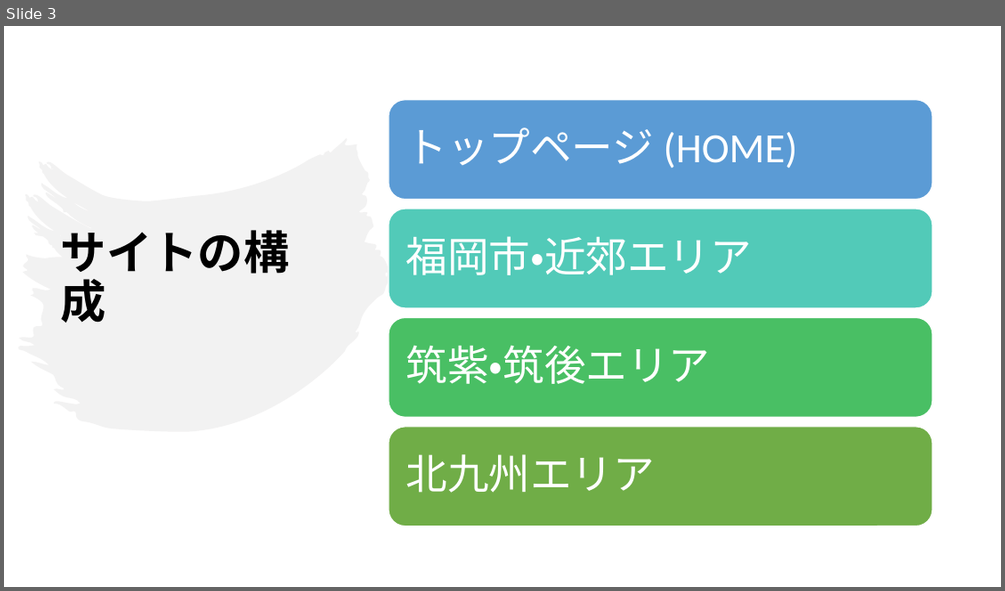
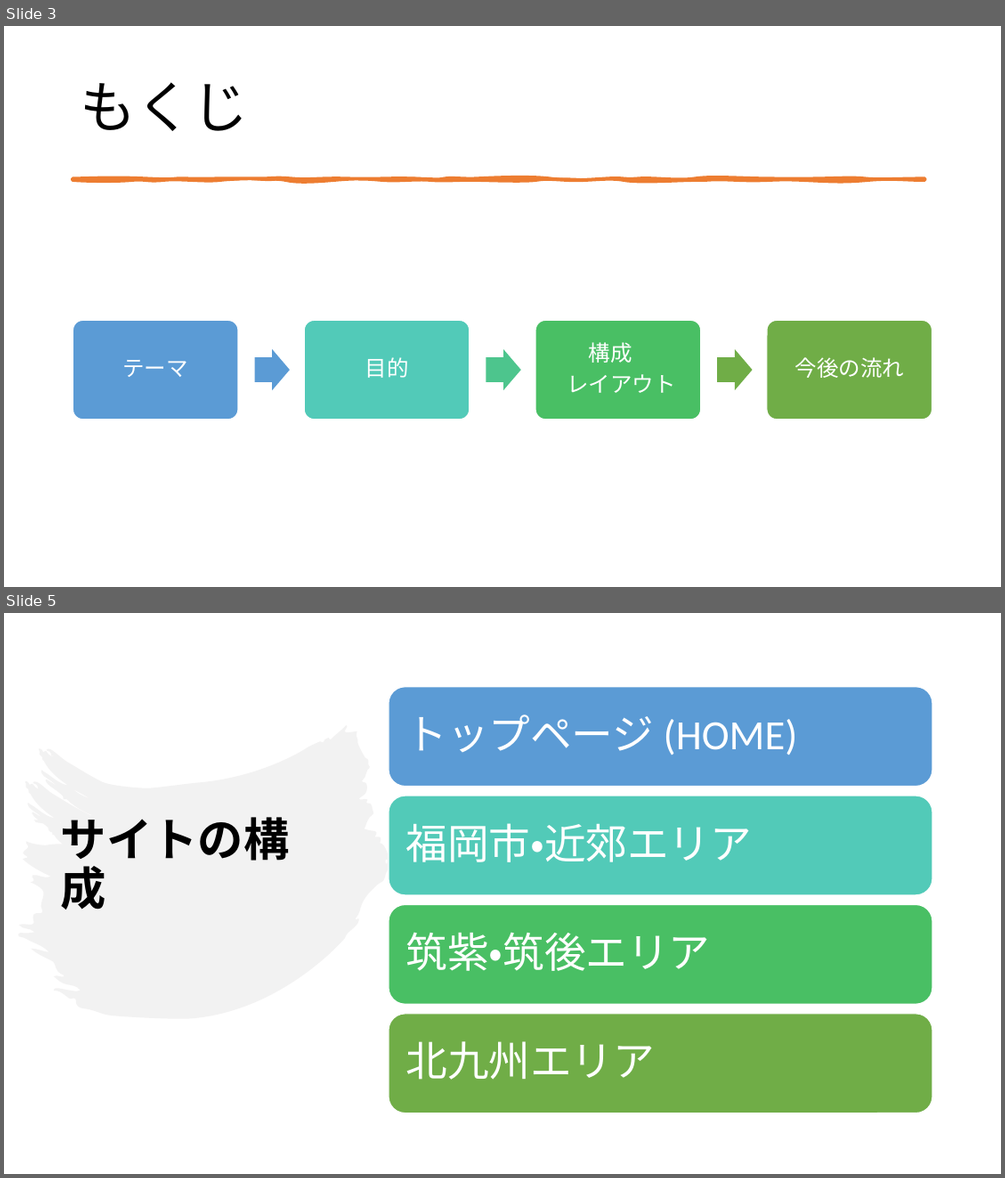
Before and after one commit to Ckg25007/zemi, a slide deck: 中間発表 power point/25007 大平凜音.pptx. Shown one above the other, each under a label of ours: slide 3 before the commit, slides 3 and 5 after it; the slides between them are not shown. The pictures are 1005x591 and 1005x1178 pixels, drawn with LibreOffice and Linux fonts; fonts in the diff are those of the drawing. Boxes give left, top, right and bottom in pixels: in the first picture for what was removed or moved away, otherwise in the second. Text is boxed around its words. In the diff, an @@ line names an element or a change of style, - is before the commit and + after.

```diff
--- a/中間発表 power point/25007 大平凜音.pptx
+++ b/中間発表 power point/25007 大平凜音.pptx
@@ slide 3 added at (x1=4, y1=26, x2=1001, y2=587), background #FFFFFF @@
@@ title added at (x1=80, y1=82, x2=248, y2=131), 54 pt, text #000000 @@
+もくじ
@@ freeform shape added at (x1=73, y1=178, x2=925, y2=180), fill #ED7D31, outline #ED7D31 3.25 pt @@
@@ group added at (x1=73, y1=320, x2=932, y2=419): 4 rounded rectangles, 4 texts, 3 right arrows @@
+テーマ
+目的
+構成
+レイアウト
+今後の流れ
@@ what was slide 3 is now slide 5 @@
```
Also in this commit, not shown: 5 slides changed, 1 other slide added.
